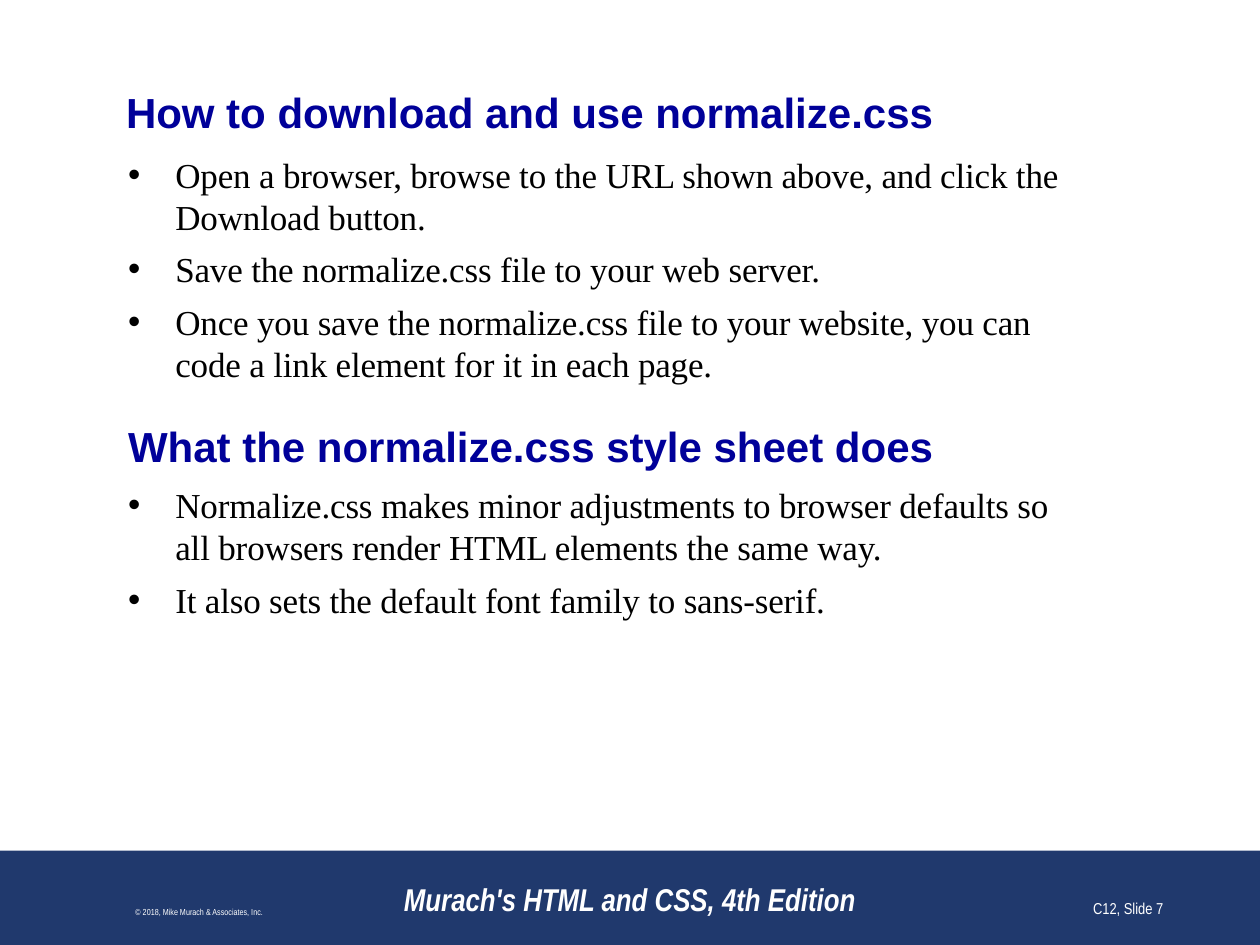
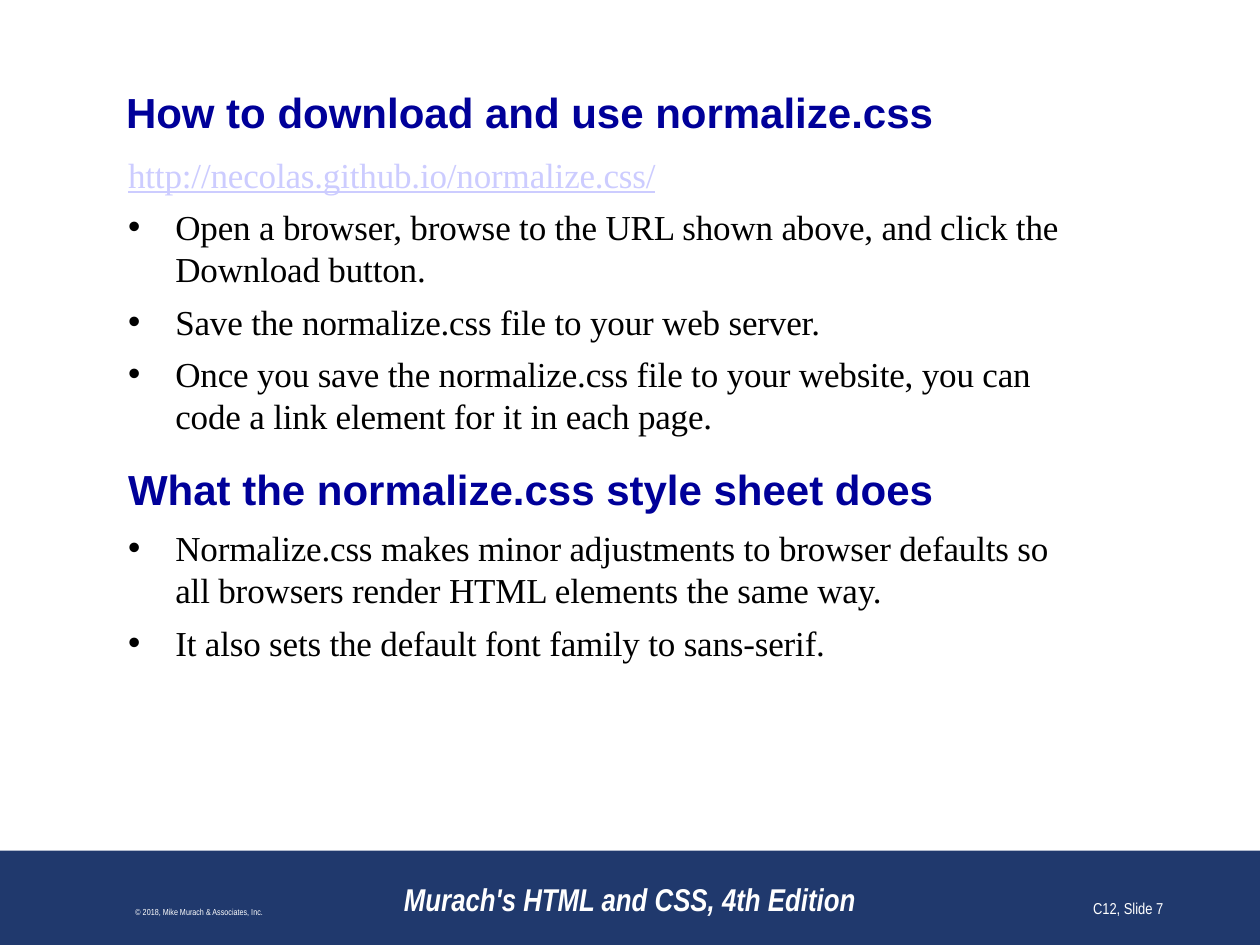
Before and after one commit to paulsmithkc/awd1000_base_lab_and_homework, a slide deck: slide 7 of murach_html_4e/slides/Chapter 4 slides.pptx. Drawn at 1260x945 pixels with LibreOffice and Linux fonts; fonts in the diff are those of the drawing; background and template pictures are left out. Boxes give left, top, right and bottom in pixels: in the first picture for what was removed or moved away, otherwise in the second. Text is boxed around its words. In the diff, an @@ line names an element or a change of style, - is before the commit and + after.

```diff
--- a/murach_html_4e/slides/Chapter 4 slides.pptx
+++ b/murach_html_4e/slides/Chapter 4 slides.pptx
@@ text at <box>128,164,655,195</box>: paragraph added @@
+http://necolas.github.io/normalize.css/
@@ text "What the normalize.css style sheet ...": place and size @@
-text "What the normalize.css style sheet ..." at <box>128,431,933,471</box>
+text "What the normalize.css style sheet ..." at <box>128,474,933,514</box>
@@ text "Normalize.css makes minor adjustments to ...": place and size @@
-text "Normalize.css makes minor adjustments to ..." at <box>175,493,1048,620</box>
+text "Normalize.css makes minor adjustments to ..." at <box>175,536,1048,663</box>
```
Also in this commit, not shown: 2 slides added, 2 other files.
